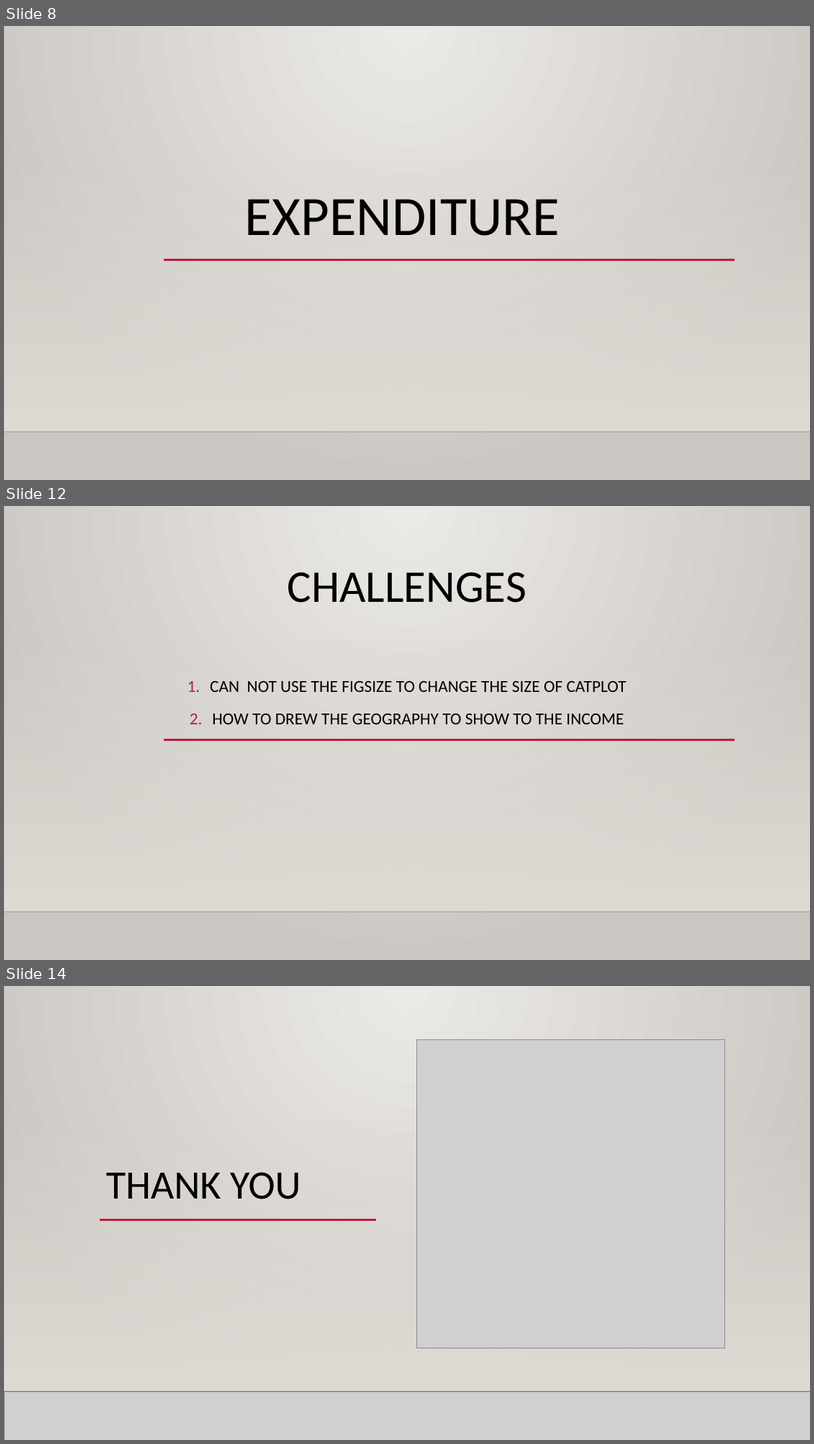
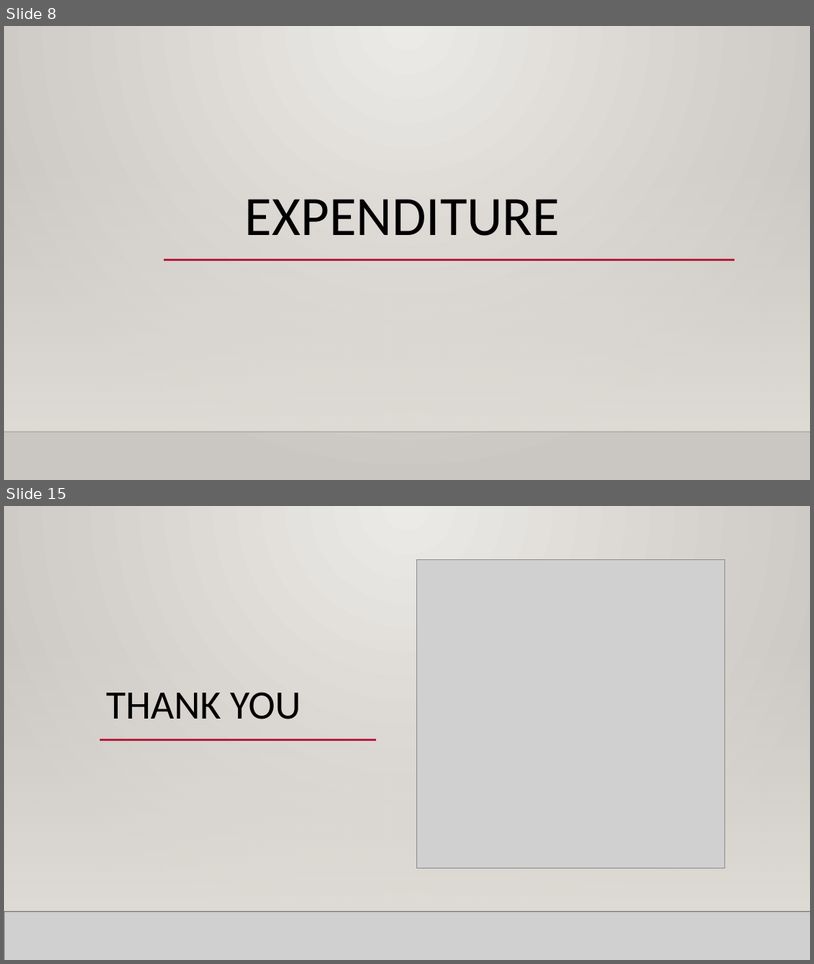
Before and after one commit to XIAOJIA68/DAV-5400, a slide deck: Final Presentation.pptx. Shown one above the other, each under a label of ours: slides 8, 12 and 14 before the commit, slides 8 and 15 after it; the slides between them are not shown. The pictures are 814x1444 and 814x964 pixels, drawn with LibreOffice and Linux fonts; fonts in the diff are those of the drawing; grey boxes stand for pictures; background and template pictures are left out. Boxes give left, top, right and bottom in pixels: in the first picture for what was removed or moved away, otherwise in the second. Text is boxed around its words. In the diff, an @@ line names an element or a change of style, - is before the commit and + after.

```diff
--- a/Final Presentation.pptx
+++ b/Final Presentation.pptx
@@ slide 12 removed at box(4, 506, 810, 960), background gradient #ECEAE7 to #CAC7C1; not listed: 3 template elements that a slide beside it also shows @@
@@ title removed at box(288, 572, 527, 602) @@
-CHALLENGES
@@ subtitle removed at box(210, 681, 627, 724) @@
-1. CAN NOT USE THE FIGSIZE TO CHANGE THE SIZE OF CATPLOT
-2. HOW TO DREW THE GEOGRAPHY TO SHOW TO THE INCOME
@@ what was slide 14 is now slide 15 @@
```
Also in this commit, not shown: 5 slides changed, 2 slides added.
